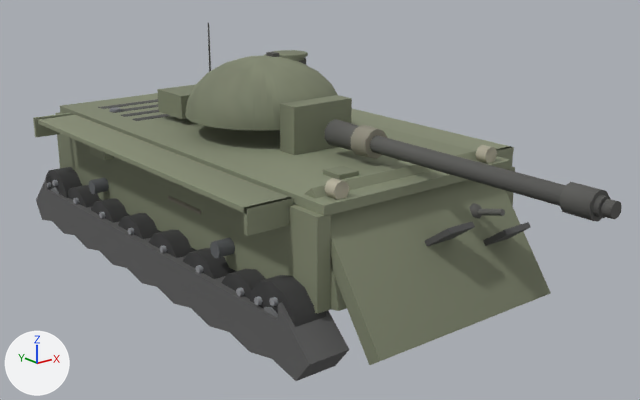
Two versions of the glTF model client/assets/models/is2.glb, one commit apart.
Camera for both pictures: a camera (50 mm lens) standing at (-7.07, -10.29, 4.81) and looking at (0.11, -1.32, 1.22). Lighting does not change. The marker at lower left points along +X, +Y and +Z. The first picture is the older version. Where no turn or scale is listed for an object, it has been applied to the vertices. Vertices at exactly the same position are counted once.

Names of what the first picture shows: 'barrel', 'glacis', 'hullSide', 'hullTop', 'mantlet', 'tracks', 'turretFront', 'turretRear', 'wheel3', 'wheel4', 'wheel5', 'wheel6' and 8 more.
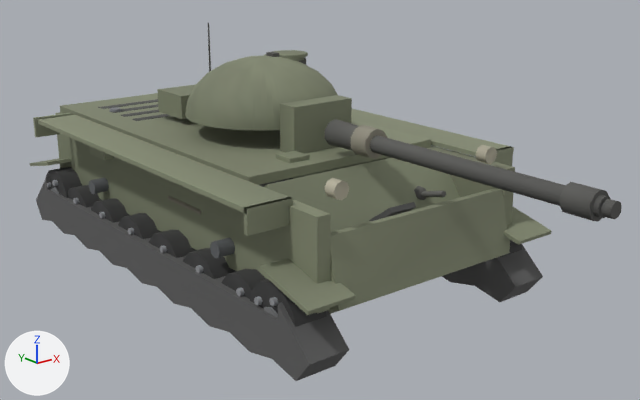
Location of each change, [x1, y1, x2, y2] in pixels of the pictures (640 x 400 px; the box of a moved part takes in the faces that stretch with it):
'glacis', reshaped: before [305, 151, 551, 365]; after [264, 147, 460, 314]
'tracks', reshaped: before [36, 177, 349, 381]; after [30, 158, 552, 381]
'hullTop', reshaped (18% narrower, 25% shorter): before [60, 93, 511, 216]; after [60, 93, 431, 185]
part 1 of me_mesh_16, added: after [30, 158, 552, 315]
part 2 of me_mesh_18, moved or reshaped: before [323, 166, 359, 180]; after [276, 151, 309, 163]
part 3 of me_mesh_18, moved or reshaped: before [469, 203, 482, 219]; after [414, 186, 426, 200]
part 4 of me_mesh_18, moved or reshaped: before [477, 209, 505, 216]; after [421, 191, 446, 197]
part 5 of me_mesh_18, moved or reshaped: before [425, 221, 475, 246]; after [369, 202, 416, 221]
part 6 of me_mesh_18, moved or reshaped (not visible afterwards): before [483, 222, 531, 246]
part 7 of me_mesh_18, moved or reshaped: before [305, 152, 551, 365]; after [264, 147, 460, 314]
'lowerPlate', unchanged, uncovered by the edit: before [330, 254, 347, 311]; after [330, 189, 510, 311]

The change in detail:
me_mesh_16 is used by ob_tracks; location (0.0, 0.0, 0.0).
me_mesh_16 had 164 vertices, 304 faces and spanned x -1.94..1.94, y -3.7..3.7, z 0.1..1.17.
me_mesh_16 now has 196 vertices, 352 faces and spans x -1.98..1.98, y -3.74..3.7, z 0.1..1.26.
Part 1, on me_mesh_16:
16 vertices are added at x -1.98..1.34, y -3.74..3.7, z 0.98..1.26.
16 new vertices lie (0.64, 0.0, 0.0) away from vertices in x -1.98..1.34, y -3.74..3.7, z 0.98..1.26.
48 new faces join them.
me_mesh_18 is used by ob_glacis; location (0.0, 0.0, 0.0).
Before the commit, vertices of me_mesh_18: 0 (1.41, -3.08, 2.08), 1 (1.41, -4.22, 0.48) at pixel (550, 293), 2 (1.41, -2.91, 1.96), 3 (1.41, -4.05, 0.36) at pixel (539, 297), 4 (-1.41, -2.91, 1.96).
Before the commit, vertices of me_mesh_18: 5 (-1.41, -4.05, 0.36) at pixel (369, 365), 6 (-1.41, -3.08, 2.08) at pixel (311, 188), 7 (-1.41, -4.22, 0.48) at pixel (380, 361).
me_mesh_18 had 80 vertices, 132 faces and spanned x -1.41..1.41, y -4.22..-2.45, z 0.36..2.08.
me_mesh_18 now has 80 vertices, 132 faces and spans x -1.41..1.41, y -3.18..-1.51, z 0.49..2.04.
me_mesh_18 part 2: the loose piece of 8 vertices spanning x -0.75..-0.45, y -2.75..-2.45, z 1.9..2.04 is moved by (0.0, 0.94, 0.0).
me_mesh_18 part 3: the loose piece of 26 vertices spanning x 0.66..0.9, y -3.58..-3.34, z 1.33..1.57 is moved by (0.0, 0.94, 0.0).
me_mesh_18 part 4: the loose piece of 14 vertices spanning x 0.75..0.81, y -3.92..-3.46, z 1.42..1.61 is moved by (0.0, 0.94, 0.0).
me_mesh_18 part 5: the loose piece of 8 vertices spanning x -0.21..0.25, y -3.97..-3.26, z 1.05..1.58 is moved by (0.0, 0.94, 0.0).
me_mesh_18 part 6: the loose piece of 8 vertices spanning x 0.67..1.13, y -4.09..-3.38, z 0.89..1.42 is moved by (0.0, 0.94, 0.0).
Part 7, on me_mesh_18:
Vertices 0, 2, 4, 6 of me_mesh_18 move by (0.0, 0.84, -0.15).
Vertices 1, 3, 5, 7 of me_mesh_18 move by (0.0, 1.04, 0.13).
Other edits to the shape of me_mesh_18 do not show in these pictures.
me_mesh_21 is used by ob_hulltop; location (0.0, 0.0, 0.0).
Before the commit, vertices of me_mesh_21: 0 (1.5, -3.4, 1.98) at pixel (511, 159), 1 (1.5, -3.4, 1.86) at pixel (510, 169), 6 (-1.5, -3.4, 1.98) at pixel (323, 205), 7 (-1.5, -3.4, 1.86) at pixel (323, 216).
me_mesh_21 had 76 vertices, 124 faces and spanned x -1.5..1.5, y -3.4..3.4, z 1.86..2.02.
me_mesh_21 now has 76 vertices, 124 faces and spans x -1.5..1.5, y -2.01..3.4, z 1.86..2.02.
Part 8, on me_mesh_21:
Vertices 0, 1, 6, 7 of me_mesh_21 move by (0.0, 1.39, 0.0).
